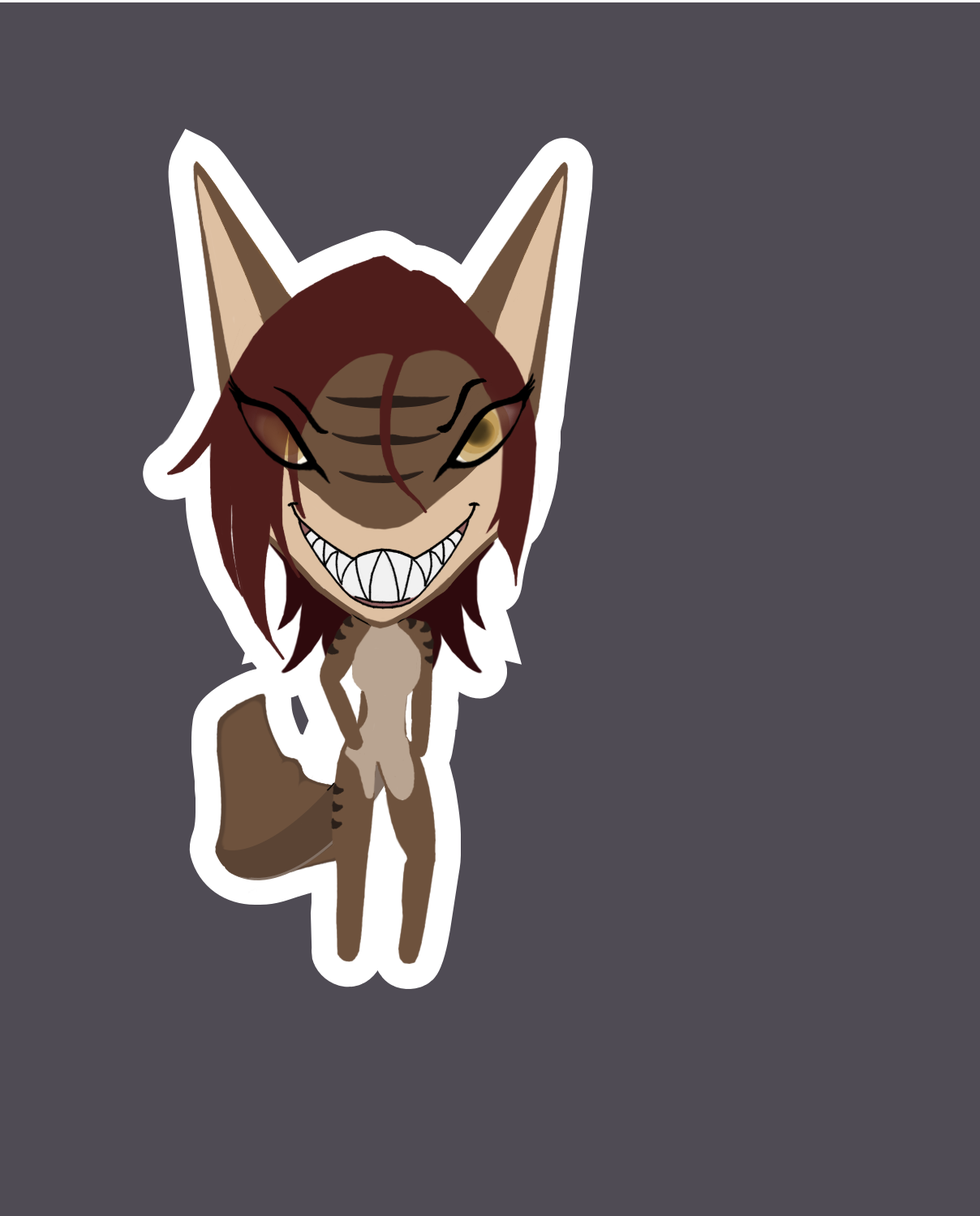
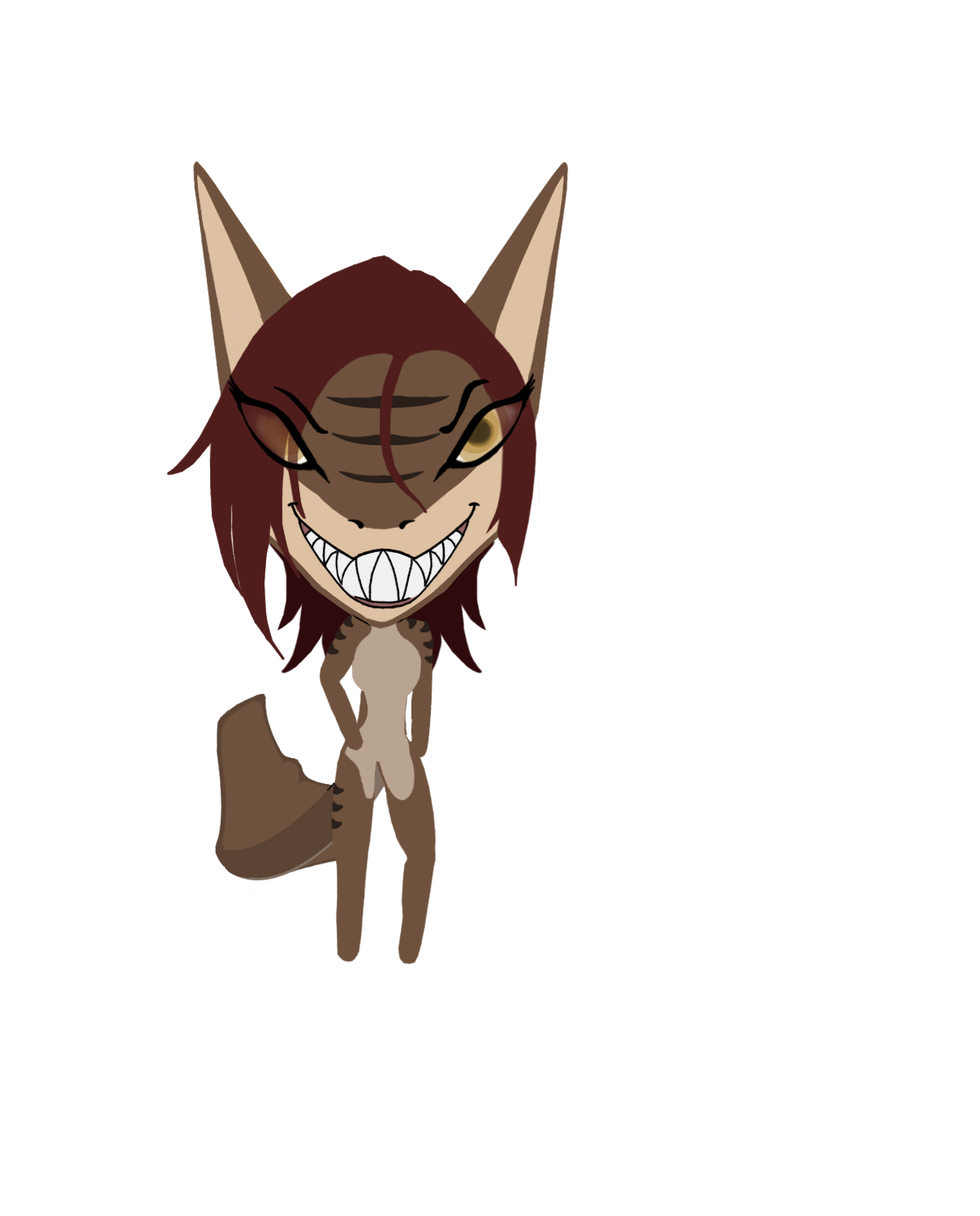
Revision of a layered 980px x 1216px image; what changed, layer by layer:
painted on "LINES" over [347, 377, 493, 530]
painted on "IRIS" over [467, 418, 493, 446]
painted on "BASE" over [360, 622, 422, 661]
hid "Background" over [0, 2, 980, 1216]
